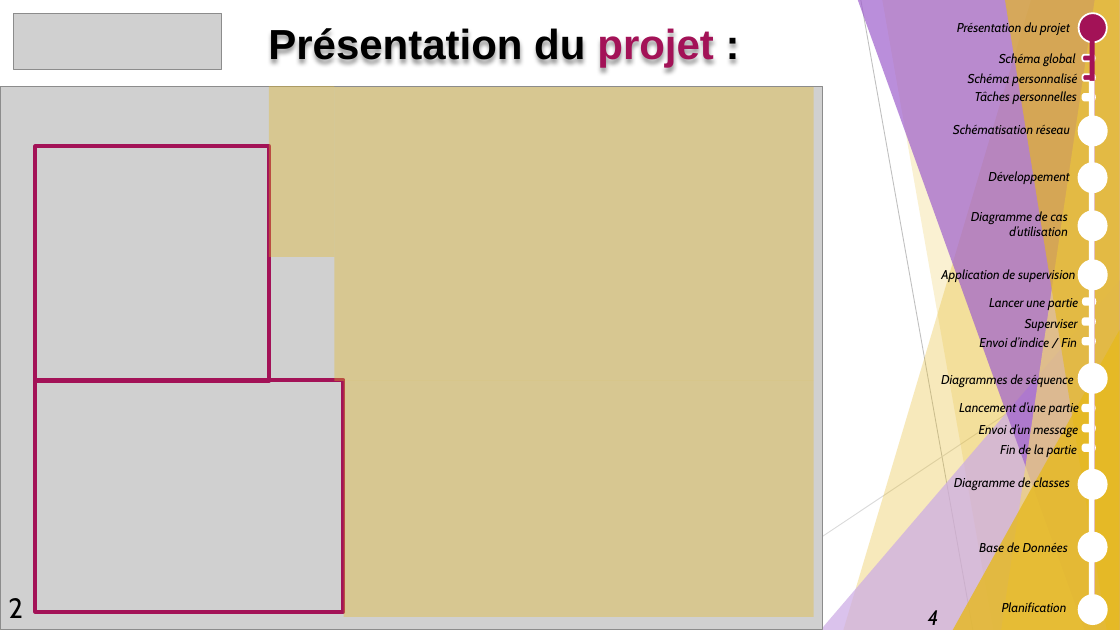
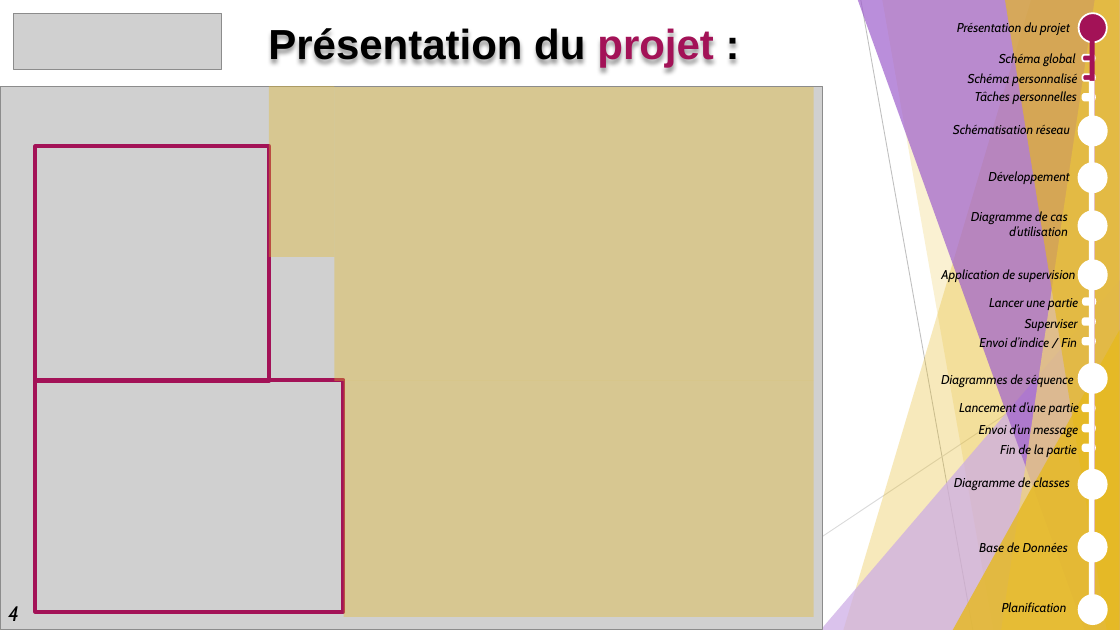
Before and after one commit to GuiguiMvn/Systeme-Escape-Game-Telethon, a slide deck: slide 4 of Nathan/Compte-rendus/REVUE-R2-GUIGAND-SFL6.pptx. Drawn at 1120x630 pixels with LibreOffice and Linux fonts; fonts in the diff are those of the drawing; grey boxes stand for pictures. Boxes give left, top, right and bottom in pixels: in the first picture for what was removed or moved away, otherwise in the second. Text is boxed around its words. In the diff, an @@ line names an element or a change of style, - is before the commit and + after.

```diff
--- a/Nathan/Compte-rendus/REVUE-R2-GUIGAND-SFL6.pptx
+++ b/Nathan/Compte-rendus/REVUE-R2-GUIGAND-SFL6.pptx
@@ text "4": place and size @@
-text "4" at [928,610,939,625]
+text "4" at [8,606,19,621]
@@ text removed at [8,598,23,618] @@
-2
```
Also in this commit, not shown: 17 other slides changed, 1 slide added, 2 other files.
